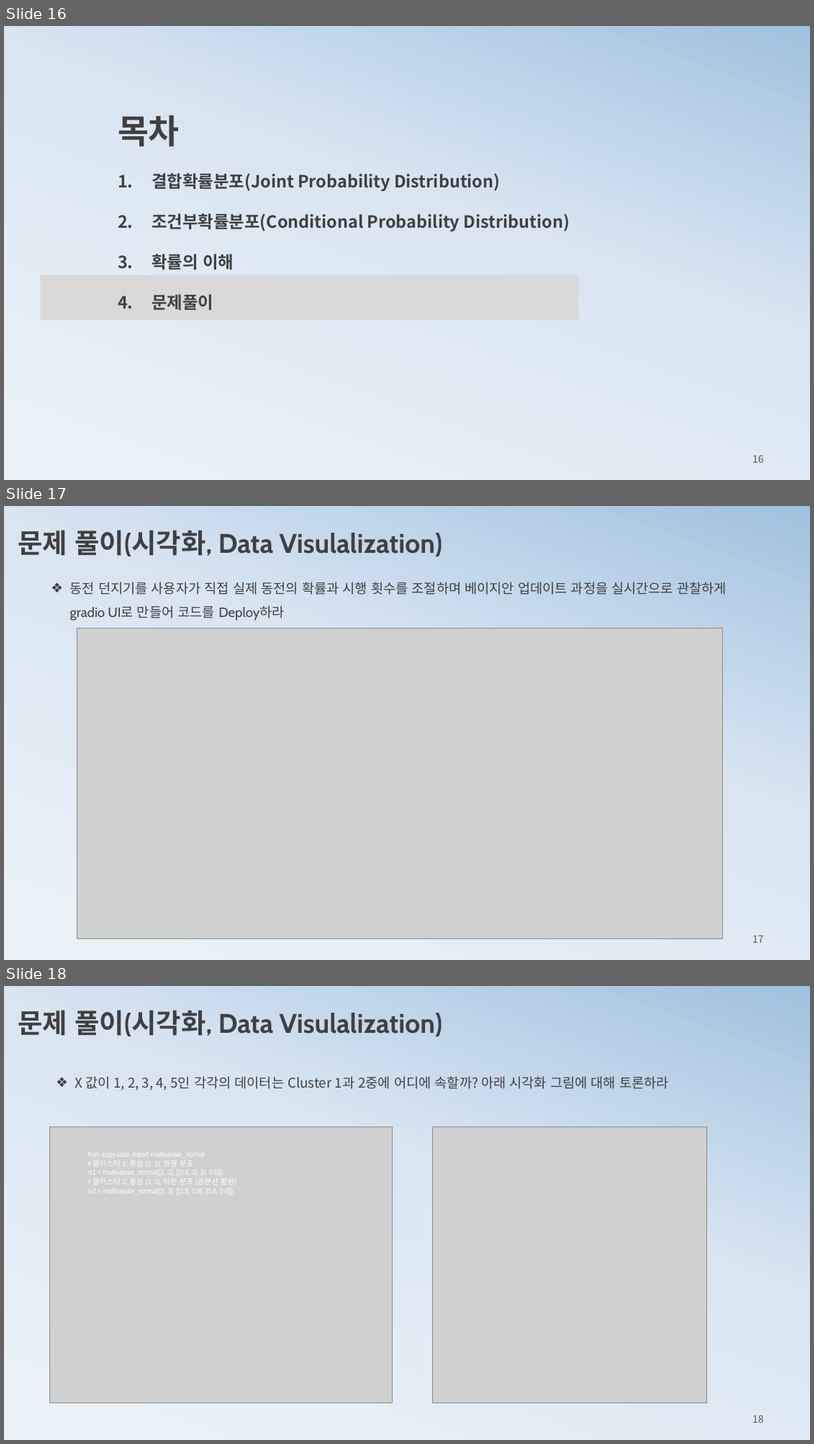
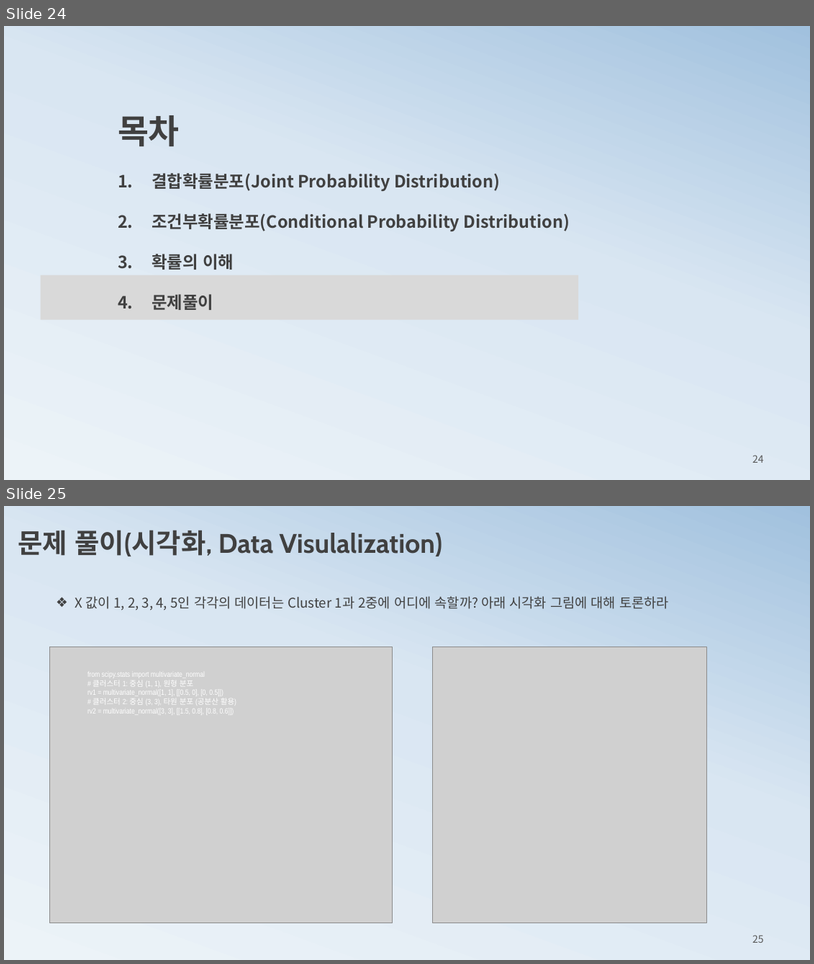
Before and after one commit to ancestor9/mathematics-for-machine-learning, a slide deck: 2_histogram2probability.pptx. Shown one above the other, each under a label of ours: slides 16, 17 and 18 before the commit, slides 24 and 25 after it. The pictures are 814x1444 and 814x964 pixels, drawn with LibreOffice and Linux fonts; fonts in the diff are those of the drawing; grey boxes stand for pictures. Boxes give left, top, right and bottom in pixels: in the first picture for what was removed or moved away, otherwise in the second. Text is boxed around its words. In the diff, an @@ line names an element or a change of style, - is before the commit and + after.

```diff
--- a/2_histogram2probability.pptx
+++ b/2_histogram2probability.pptx
@@ slide 17 removed at (4,506,810,960), background gradient #ECF3F8 to #D9E6F2 to #A1C1DE @@
@@ text removed at (18,530,443,556) @@
-문제 풀이(시각화, Data Visulalization)
@@ text removed at (70,582,727,620) @@
-❖ 동전 던지기를 사용자가 직접 실제 동전의 확률과 시행 횟수를 조절하며 베이지안 업데이트 과정을 실시간으로 관찰하게 gradio UI로 만들어 코드를 Deploy하라
@@ picture removed at (77,628,723,939) @@
@@ page number removed at (753,935,764,942) @@
-17
@@ what was slide 16 is now slide 24 @@
@@ page number at (753,454,764,462): text changed @@
-16
+24
@@ what was slide 18 is now slide 25 @@
@@ page number at (753,934,764,942): text changed @@
-18
+25
```
Also in this commit, not shown: 1 slide changed, 8 slides added, 1 other file.
